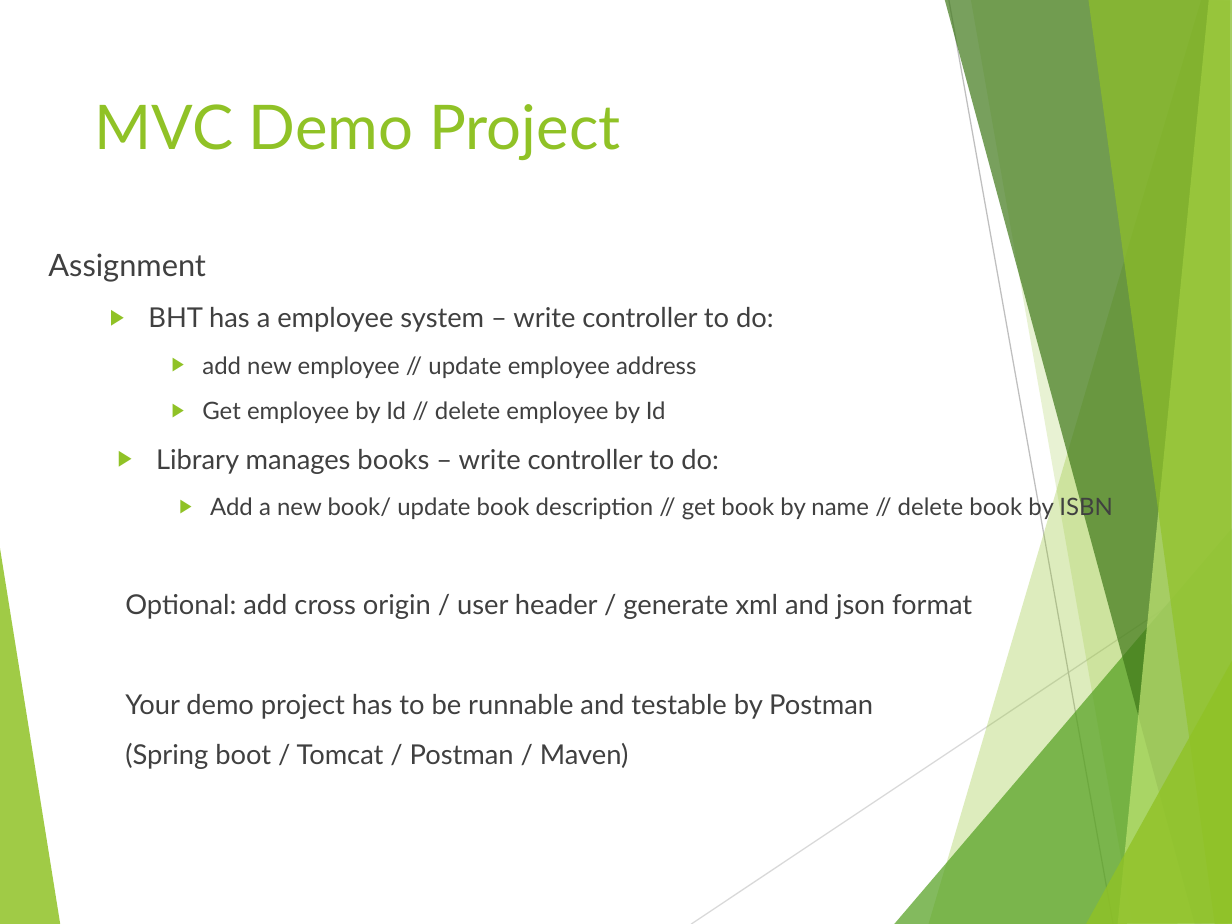
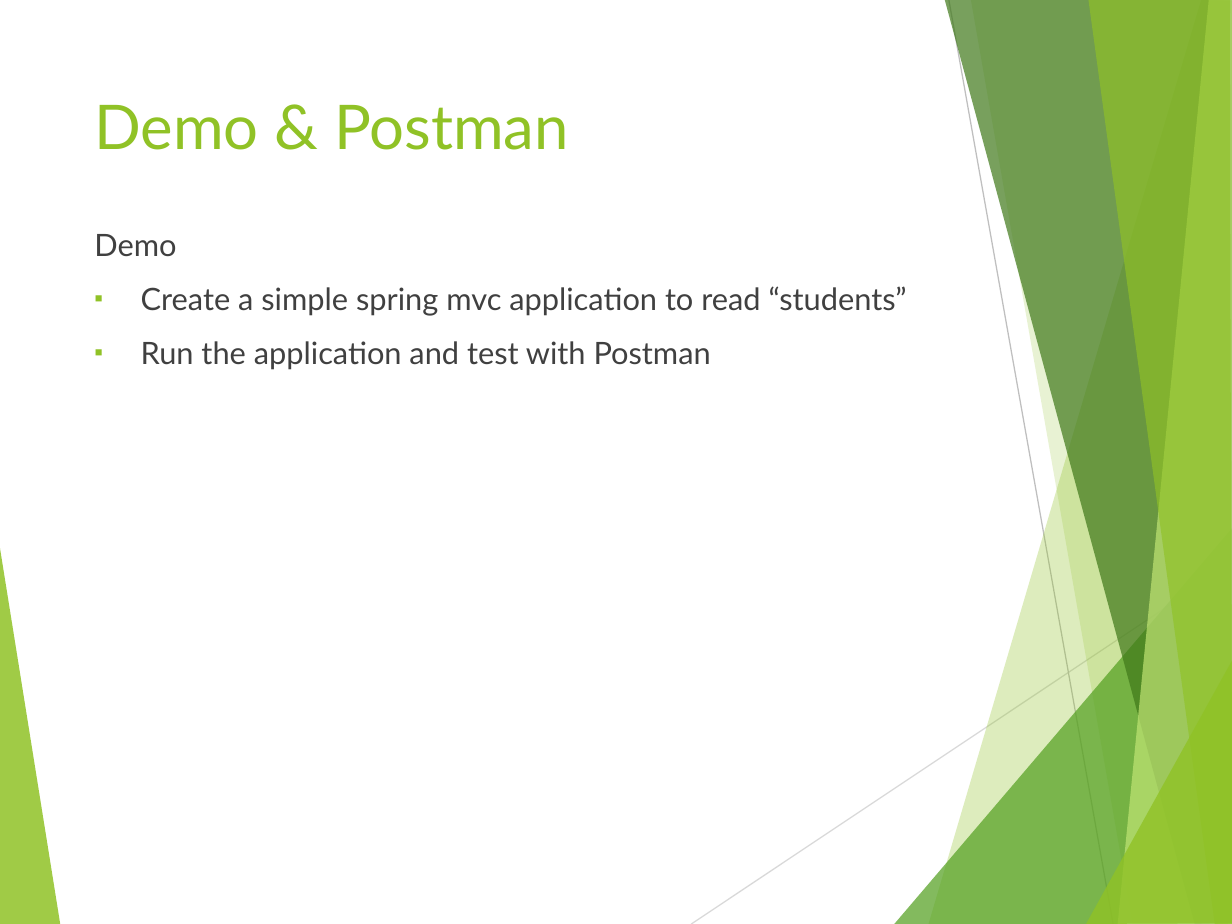
Before and after one commit to liqichen168/Course-May-2019, a slide deck: slide 23 of powerpoints/3_MVC.pptx. Drawn at 1232x924 pixels with LibreOffice and Linux fonts; fonts in the diff are those of the drawing. Boxes give left, top, right and bottom in pixels: in the first picture for what was removed or moved away, otherwise in the second. Text is boxed around its words. In the diff, an @@ line names an element or a change of style, - is before the commit and + after.

Commit message:
update mvc slides

```diff
--- a/powerpoints/3_MVC.pptx
+++ b/powerpoints/3_MVC.pptx
@@ title at <box>94,105,569,150</box>: text changed @@
-MVC Demo Project
+Demo & Postman
@@ text at <box>94,234,907,370</box>: text changed; size 16 to 18 pt @@
-Assignment
-  ▶ BHT has a employee system – write controller to do:
-    ▶ add new employee // update employee address
-    ▶ Get employee by Id // delete employee by Id
-  ▶ Library manages books – write controller to do:
-    ▶ Add a new book/ update book description // get book by name // delete book by ISBN
-  Optional: add cross origin / user header / generate xml and json format
-  Your demo project has to be runnable and testable by Postman
-  (Spring boot / Tomcat / Postman / Maven)
+Demo
+▪ Create a simple spring mvc application to read “students”
+▪ Run the application and test with Postman
```
Also in this commit, not shown: 5 other slides changed, 7 slides added, 7 slides removed.
